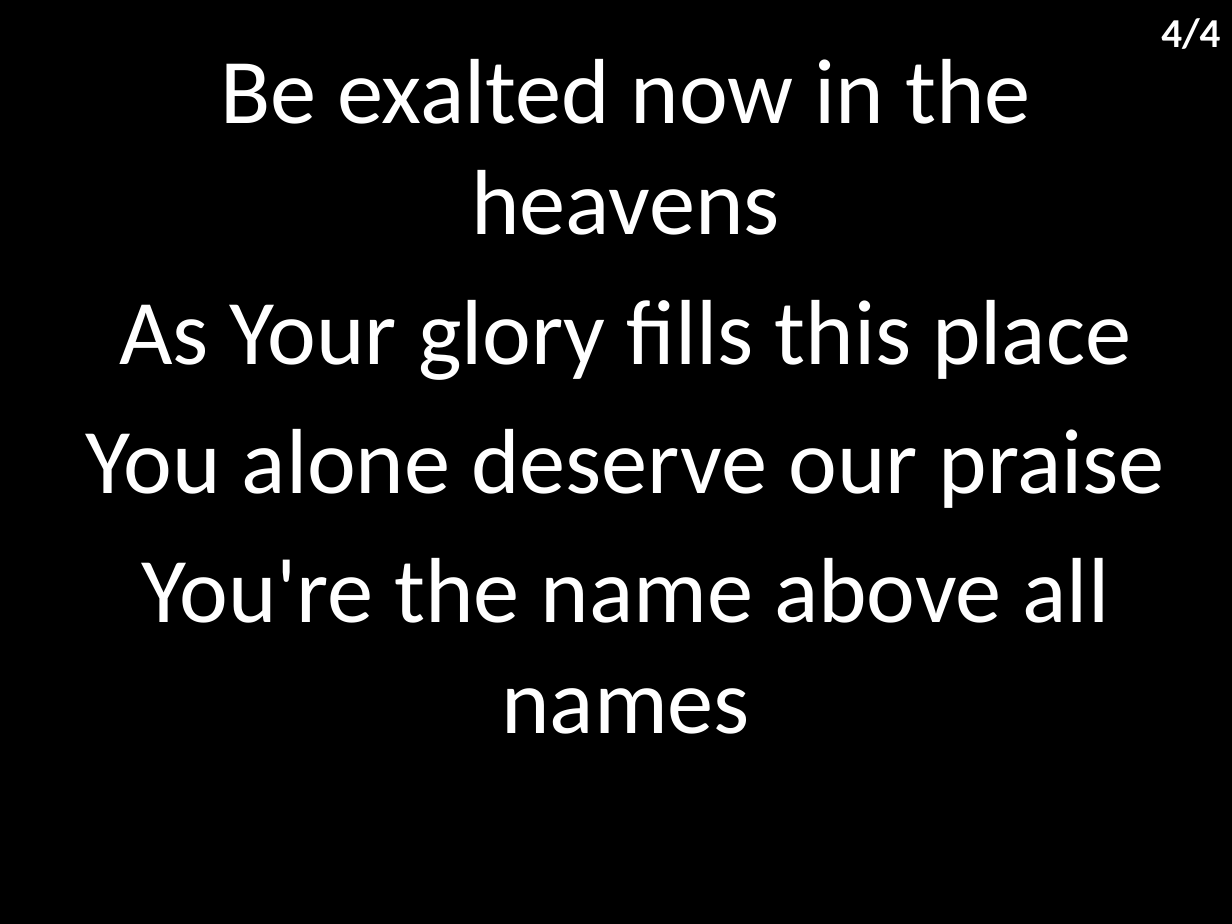
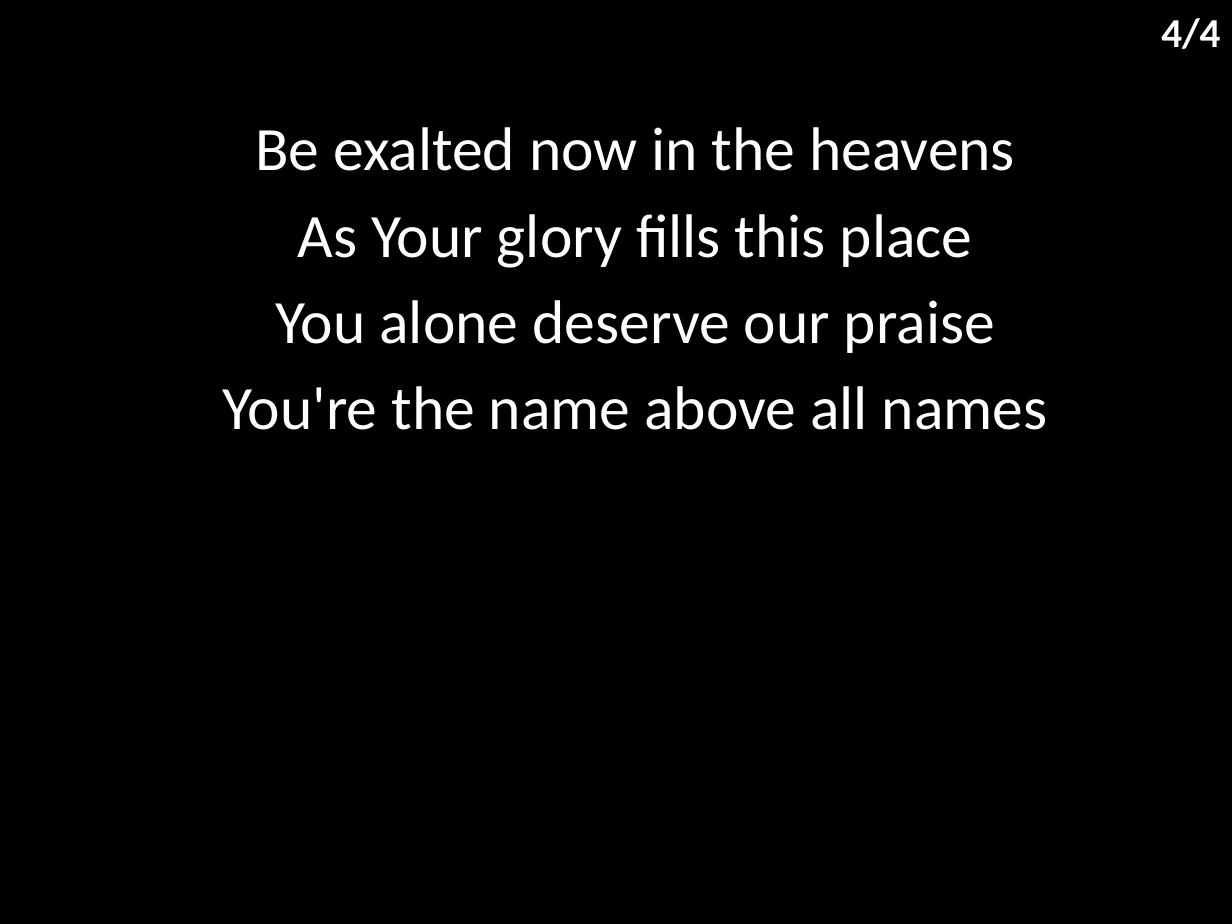
Before and after one commit to hoo-are-ya/worship, a slide deck: slide 5 of docs/songs/worthy.pptx. Drawn at 1232x924 pixels with LibreOffice and Linux fonts; fonts in the diff are those of the drawing. Boxes give left, top, right and bottom in pixels: in the first picture for what was removed or moved away, otherwise in the second. Text is boxed around its words. In the diff, an @@ line names an element or a change of style, - is before the commit and + after.

```diff
--- a/docs/songs/worthy.pptx
+++ b/docs/songs/worthy.pptx
@@ subtitle "Be exalted now in the ...": place and size @@
-subtitle "Be exalted now in the ..." at box(86, 59, 1165, 734)
+subtitle "Be exalted now in the ..." at box(223, 127, 1048, 430)
@@ subtitle "Be exalted now in the ..." at box(223, 127, 1048, 430): size 54 to 36 pt; less space between paragraphs @@
```
Also in this commit, not shown: 3 other slides changed, 3 other files.
